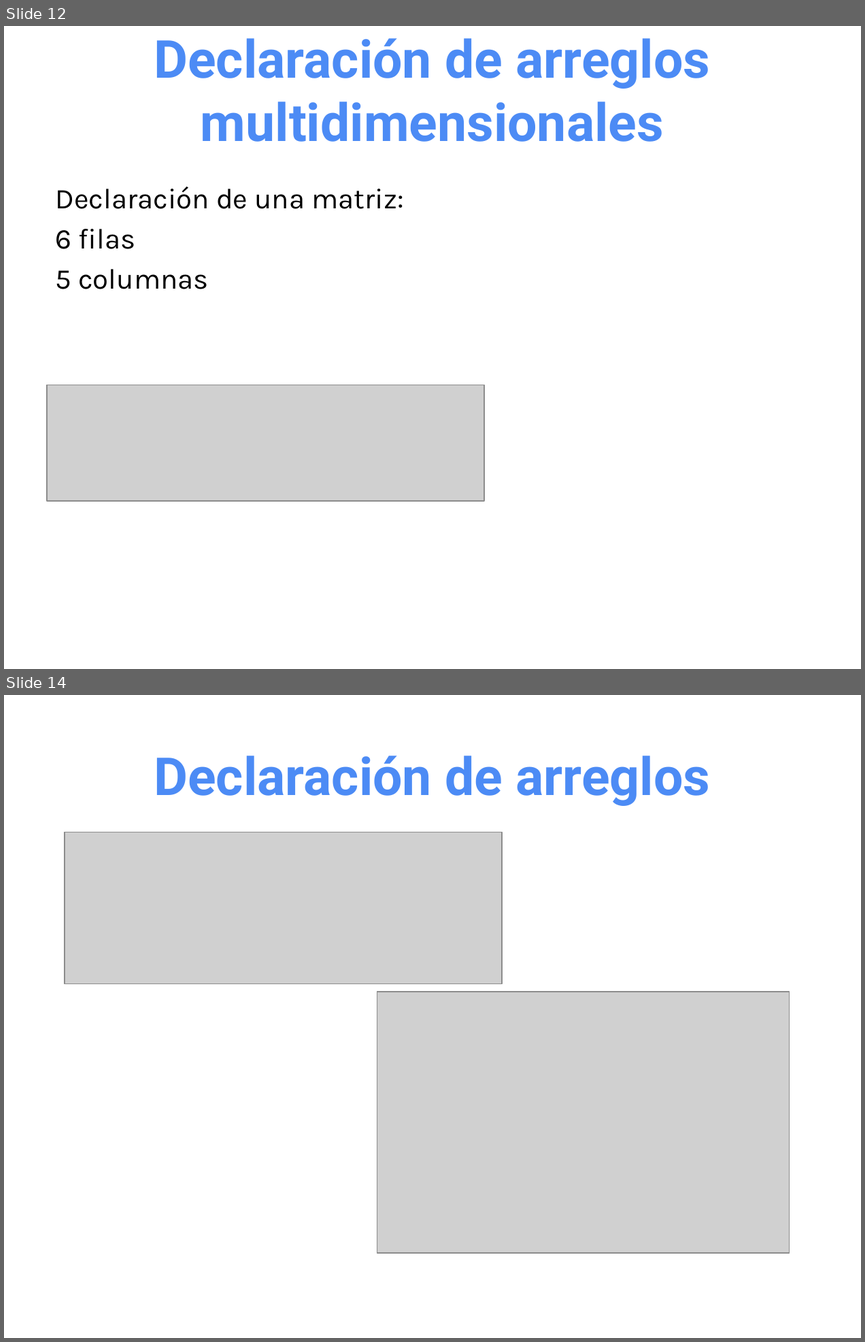
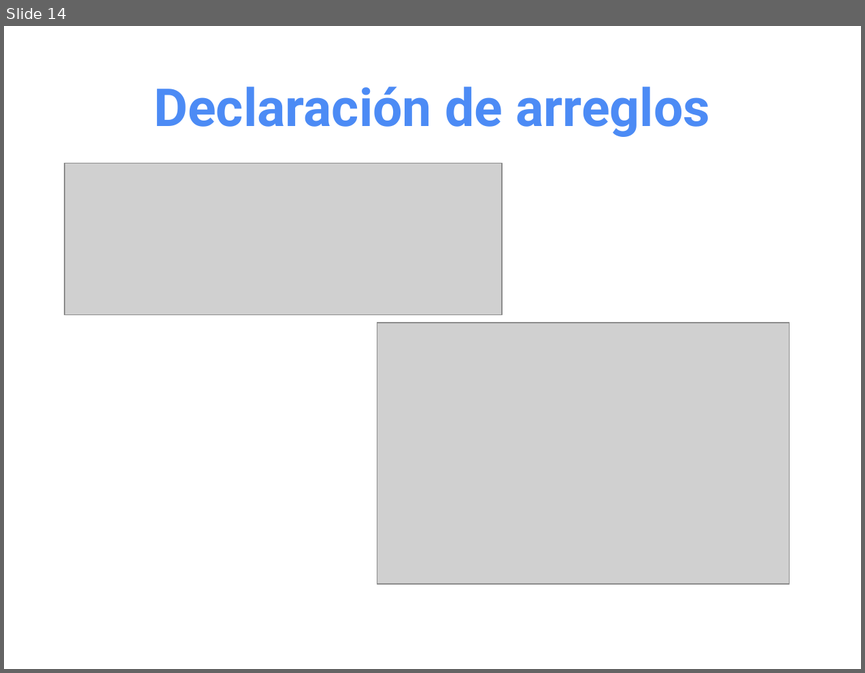
Before and after one commit to OMardil/INFO2, a slide deck: MOD01_Arreglos_multidimensionales/01 Presentacion/INFO2_MOD01-Arreglos_Multidimensionales.pptx. Shown one above the other, each under a label of ours: slides 12 and 14 before the commit, slide 14 after it; the slides between them are not shown. The pictures are 865x1342 and 865x673 pixels, drawn with LibreOffice and Linux fonts; fonts in the diff are those of the drawing; grey boxes stand for pictures. Boxes give left, top, right and bottom in pixels: in the first picture for what was removed or moved away, otherwise in the second. Text is boxed around its words. In the diff, an @@ line names an element or a change of style, - is before the commit and + after.

Commit message:
Update arreglos multidimensionales

```diff
--- a/MOD01_Arreglos_multidimensionales/01 Presentacion/INFO2_MOD01-Arreglos_Multidimensionales.pptx
+++ b/MOD01_Arreglos_multidimensionales/01 Presentacion/INFO2_MOD01-Arreglos_Multidimensionales.pptx
@@ slide 12 removed at bbox=[4, 26, 861, 669], background #FFFFFF @@
@@ title removed at bbox=[154, 38, 710, 142] @@
-Declaración de arreglos multidimensionales
@@ text removed at bbox=[56, 186, 404, 289] @@
-Declaración de una matriz:
-6 filas
-5 columnas
@@ picture removed at bbox=[47, 384, 484, 500] @@
```
Also in this commit, not shown: 6 slides changed, 2 slides added, 2 other slides removed, 1 other file.
